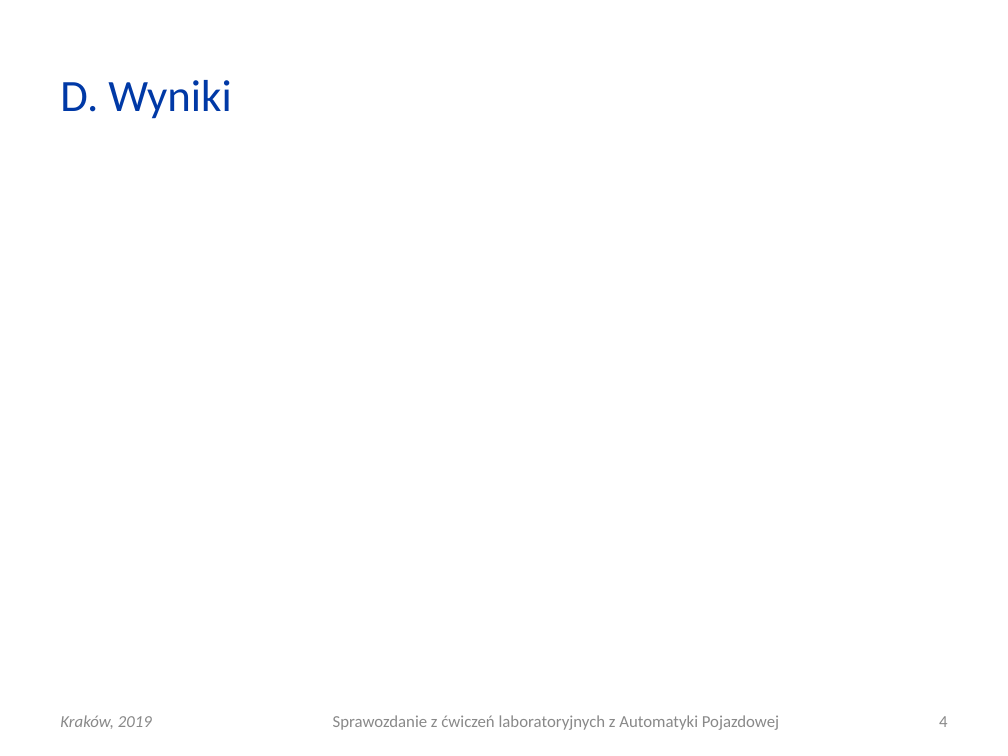
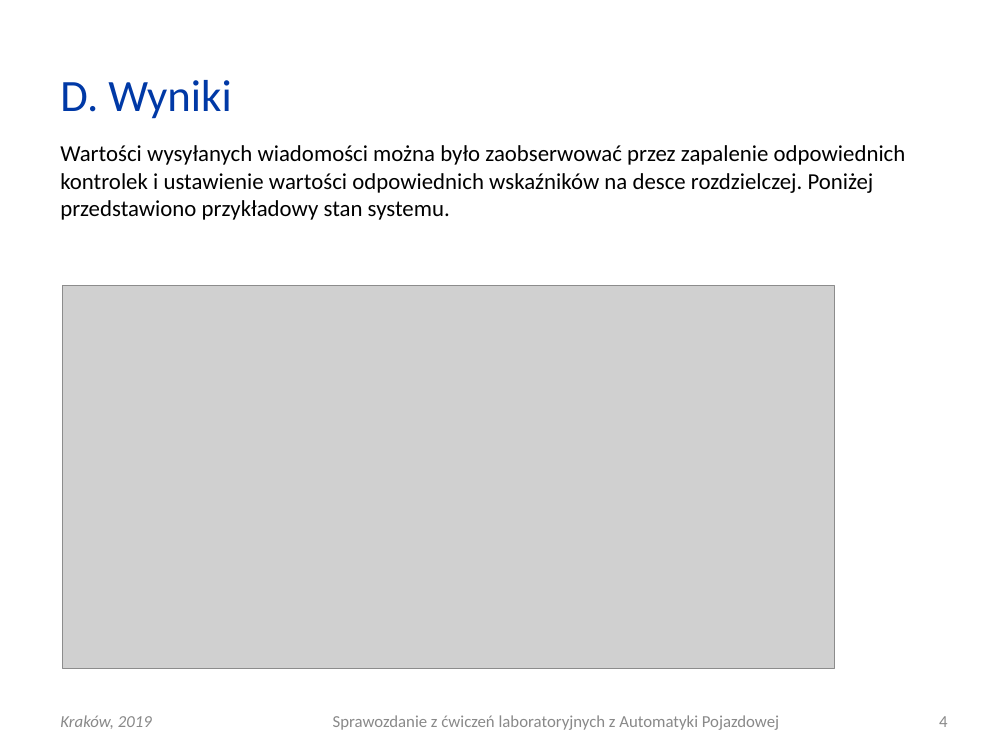
Before and after one commit to elfsonix/Automatyka-Pojazdowa, a slide deck: slide 4 of Lab11/AP_L11_20190424_0930_G03.ppt. Drawn at 1008x756 pixels with LibreOffice and Linux fonts; fonts in the diff are those of the drawing; grey boxes stand for pictures. Boxes give left, top, right and bottom in pixels: in the first picture for what was removed or moved away, otherwise in the second. Text is boxed around its words. In the diff, an @@ line names an element or a change of style, - is before the commit and + after.

Commit message:
Wyniki

```diff
--- a/Lab11/AP_L11_20190424_0930_G03.ppt
+++ b/Lab11/AP_L11_20190424_0930_G03.ppt
@@ text added at (60,145,906,220), 16.3 pt, text #000000 @@
+Wartości wysyłanych wiadomości można było zaobserwować przez zapalenie odpowiednich kontrolek i ustawienie wartości odpowiednich wskaźników na desce rozdzielczej. Poniżej przedstawiono przykładowy stan systemu.
@@ picture added at (62,285,834,669) @@
```
Also in this commit, not shown: 1 other file.
